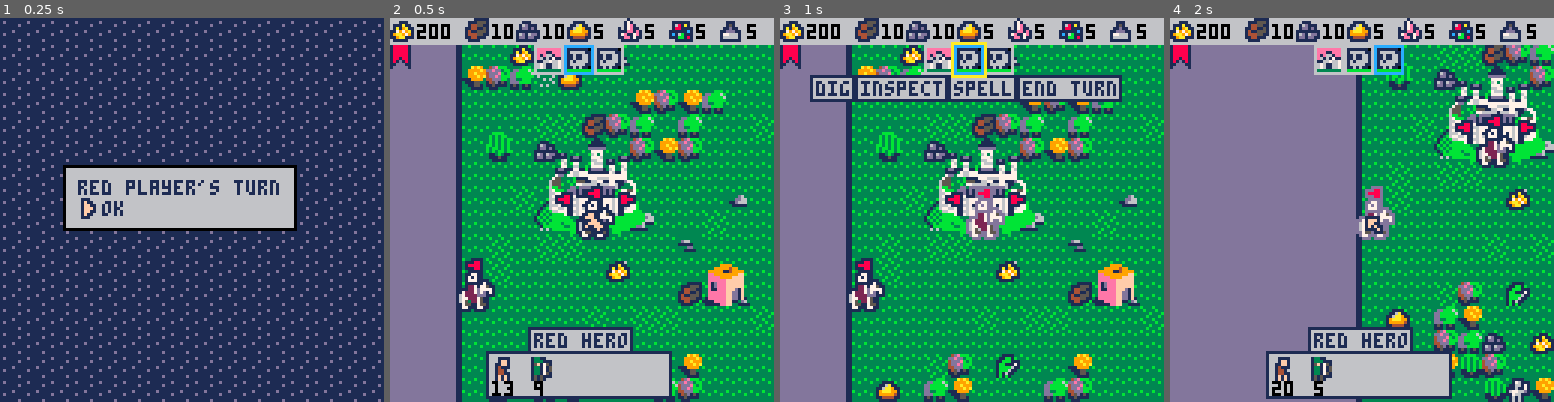
Above: before the commit, frames 1-4 (left to right).
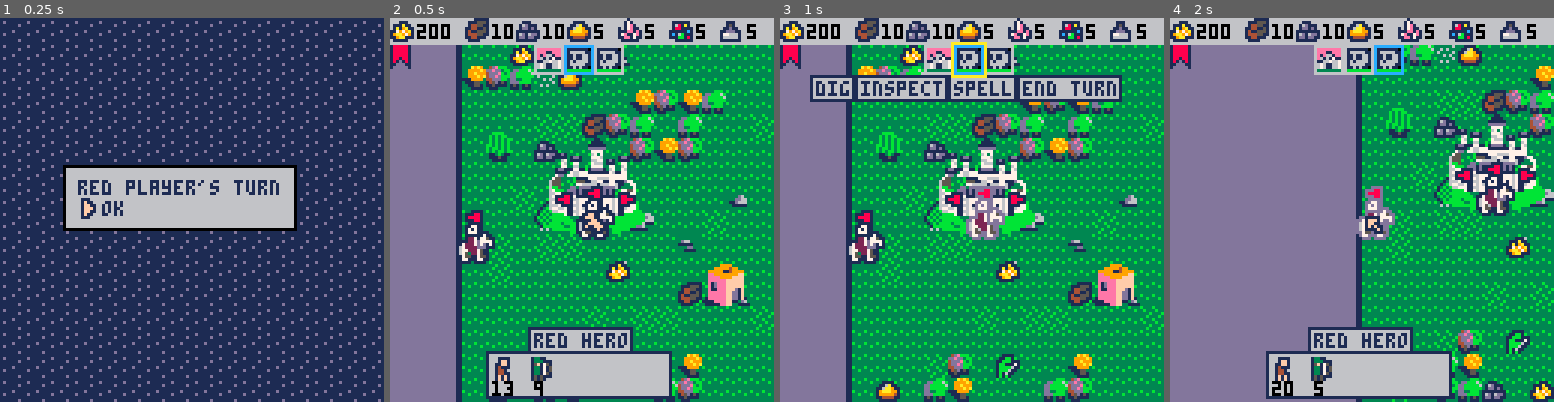
Above: after the commit, the same moments.

Repository: pvan/pico8
Game: PICO-8 cartridge heroes.p8
Same seed, same stepped clock (60 frames per second), same inputs: the game is played once before the commit and once after it.
Inputs:
- Up to frame 1 (0.25 s): no input
- Up to frame 2 (0.5 s): tap X (X key) at 0.33 s
- Up to frame 3 (1 s): tap O (Z key) at 0.7 s
- Up to frame 4 (2 s): tap X (X key) at 1.07, 1.85 s; hold Right from 1.6 s (still down); tap O (Z key) at 1.7 s

Frame 1 is identical in both runs. In frame 2, 1.7% of the frame differs, in the area x 17-28%, y 50-77%; in frame 3, 1.7%; in frame 4, 17%, in the area x 56-100%, y 7-100%.

Commit message:
heroes: fix display sorting on castles
by moving base x,y from top left to one above door

note bug with castle flags highlighting if selected hero is on x,y
by making x,y in middle of castle, we also avoid this bug
(as well as being the only y that gives correct sorting)

Diff:
--- a/heroes.p8
+++ b/heroes.p8
@@ -3,7 +3,6 @@
 __lua__
 
 --todo:
---sorting castles/etc (move pos to lowest point, eg -x,-y col)
 --when selecting castle, popup text is for last cur pos
 --add is_plr_ai list or something?
 --make battle skip turn menu option
@@ -111,13 +110,13 @@
   blue_plr
  }
 
- tc=spawn("castle",3,5)
+ tc=spawn("castle",3+2,5+2)
  red_plr.castles[1]=tc
  tc.army=random_starting_army()
  red_plr.heroes[1]=
- 	spawn("hero",tc.x+2,tc.y+3)
+ 	spawn("hero",tc.x,tc.y+1)
  red_plr.heroes[2]=
- 	spawn("hero",tc.x-3,tc.y+6)
+ 	spawn("hero",tc.x-5,tc.y+2)
 
  tc=spawn("castle",24,2)
  tc.army=random_starting_army()
@@ -3207,12 +3206,12 @@
 	  ["select"]=true,
 	  ["port"]=202,
 	  ["spr"]=137,
-	  ["sprx"]=0,
-	  ["spry"]=0,
+	  ["sprx"]=-2*8,
+	  ["spry"]=-2*8,
 	  ["sprw"]=5,
 	  ["sprh"]=4,
-	  ["col"]={0,1,5,3},
-	  ["hot"]={2,3},
+	  ["col"]={-2,-1,5,3},
+	  ["hot"]={0,1},
 	 },
 	 ["hero"]={
 	  ["type"]="hero",
